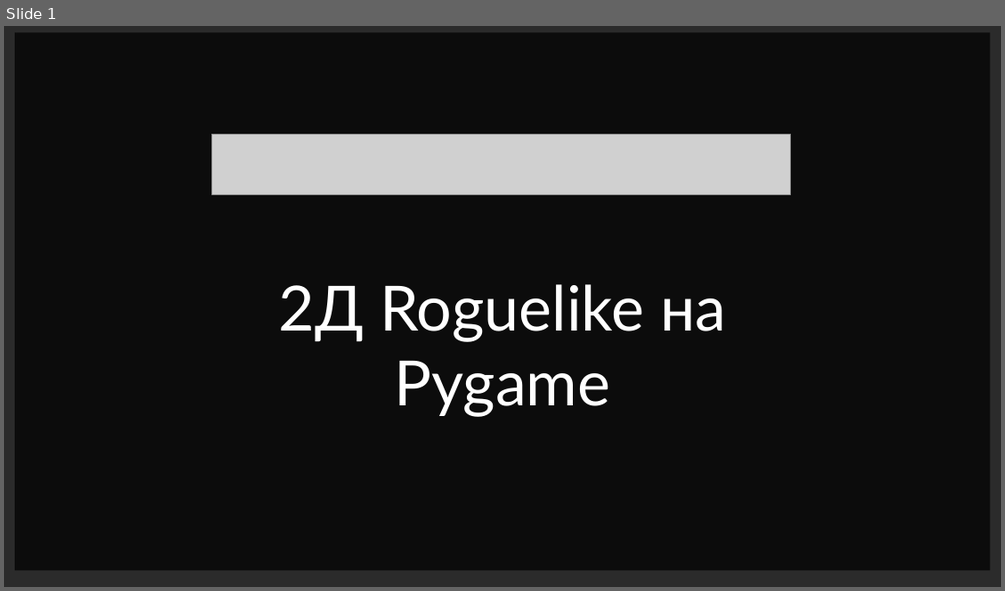
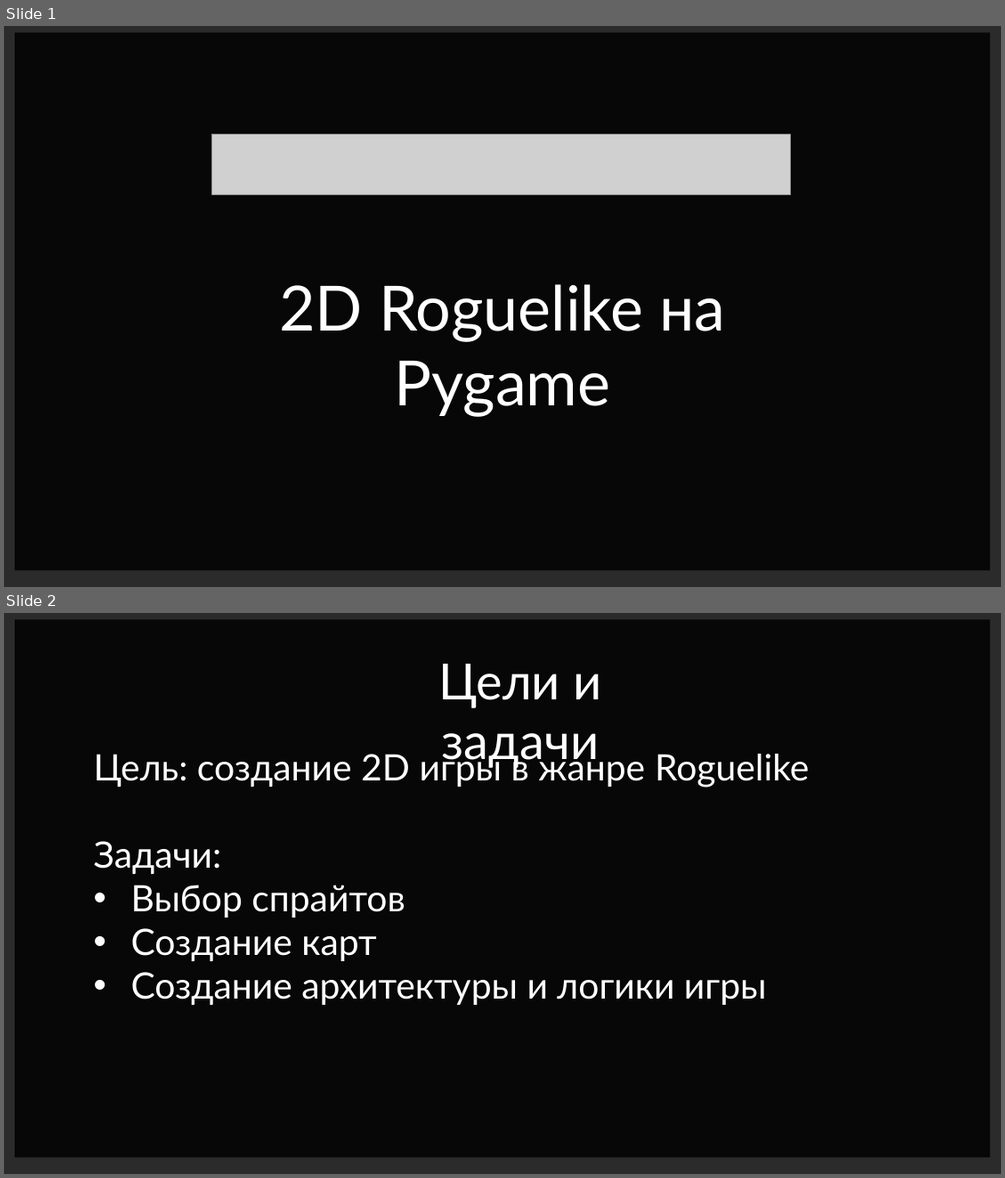
Before and after one commit to fivan999/Kings-and-Pigs, a slide deck: Kings and pigs.pptx. Shown one above the other, each under a label of ours: slide 1 before the commit, slides 1 and 2 after it. The pictures are 1005x591 and 1005x1178 pixels, drawn with LibreOffice and Linux fonts; fonts in the diff are those of the drawing; grey boxes stand for pictures; background and template pictures are left out; a plain dark background stands for a picture behind light text. Boxes give left, top, right and bottom in pixels: in the first picture for what was removed or moved away, otherwise in the second. Text is boxed around its words. In the diff, an @@ line names an element or a change of style, - is before the commit and + after.

```diff
--- a/Kings and pigs.pptx
+++ b/Kings and pigs.pptx
@@ slide 2 added at box(4, 613, 1001, 1174), background picture (left out) @@
@@ rectangle added at box(16, 620, 990, 1158), fill #000000 at 82% opacity @@
@@ text added at box(439, 664, 601, 768), 48 pt, text #FFFFFF @@
+Цели и задачи
@@ text added at box(94, 748, 809, 1005), 35 pt, text #FFFFFF @@
+Цель: создание 2D игры в жанре Roguelike
+Задачи:
+• Выбор спрайтов
+• Создание карт
+• Создание архитектуры и логики игры
@@ slide 1 changed as well @@
@@ rectangle at box(16, 33, 990, 571): fill #000000 at 70% opacity to #000000 at 82% opacity @@
@@ text at box(279, 284, 725, 417): text changed @@
-2Д Roguelike на Pygame
+2D Roguelike на Pygame
```
Also in this commit, not shown: 5 other slides changed, 3 other slides added, 4 other files.
